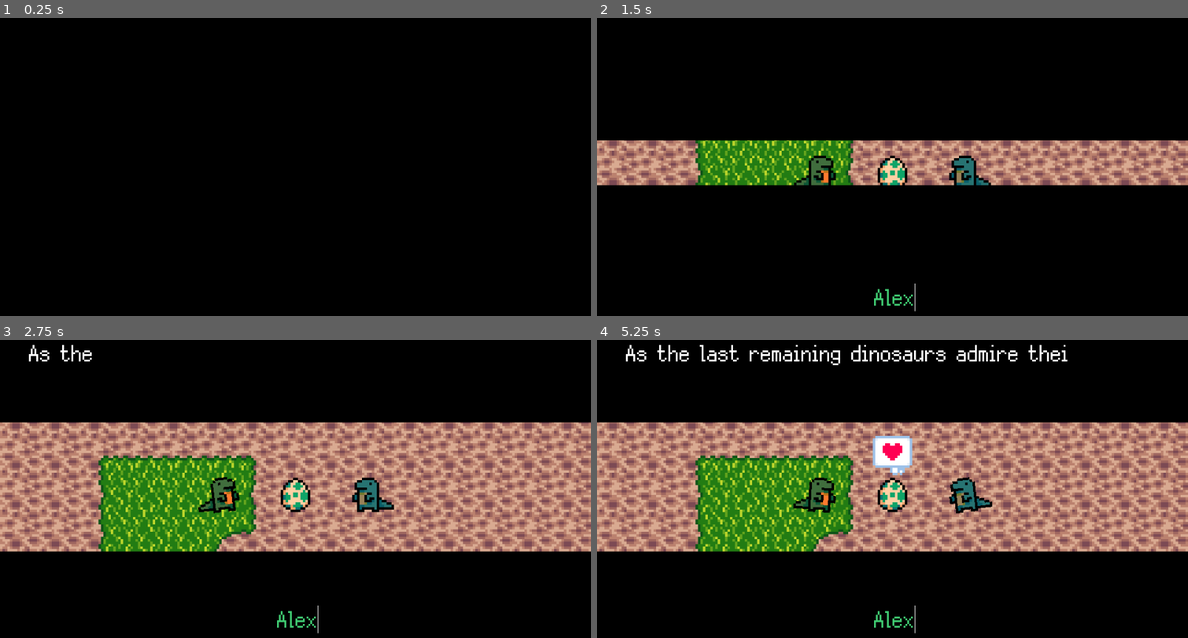
Above: before the commit, frames 1-4 (two rows, left to right).
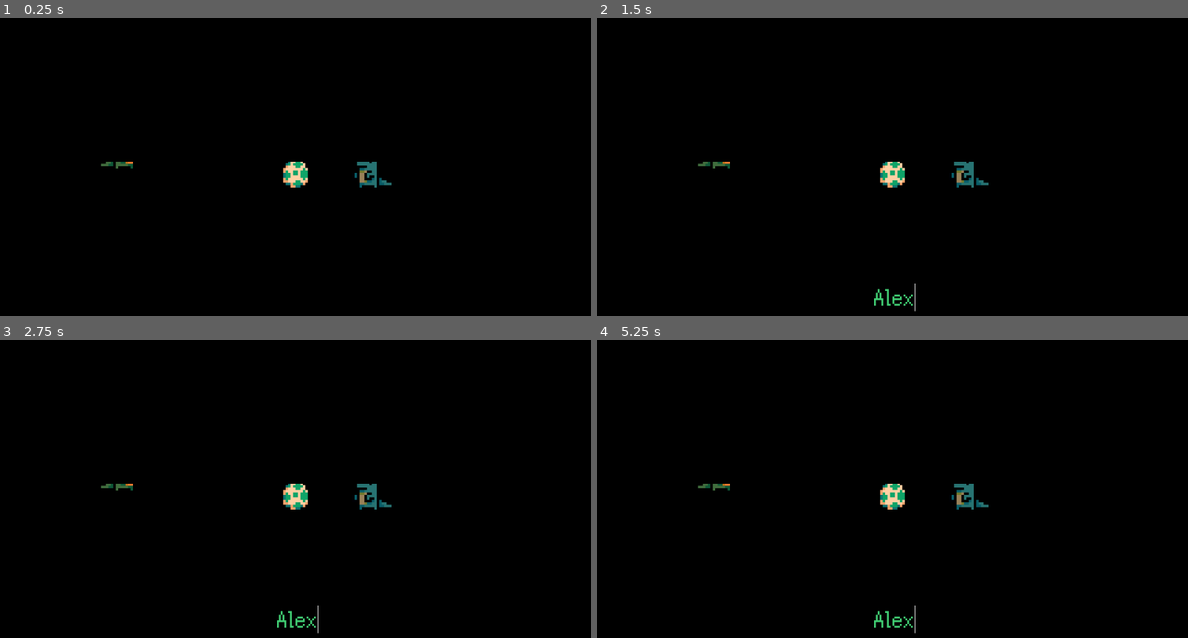
Above: after the commit, the same moments.

Repository: colinbellino/ai-and-games-2022
Game: Godot game, scene res://media/scenes/main.tscn
The game is run twice, just before and just after one commit, with the same random seed, the same clock (stepped at 60 frames per second) and the same inputs.
Inputs (mouse positions are in pixels of both pictures, inside the frame that each line leads up to):
- Up to frame 1 (0.25 s): no input
- Up to frame 2 (1.5 s): click (892, 298) at 0.52 s; type "Alex" at 0.6 s; move the mouse to (1022, 146) at 1.27 s; click (1022, 146) at 1.35 s
- Up to frame 3 (2.75 s): move the mouse to (177, 500) at 2.02 s; right-click (177, 500) at 2.1 s; click (177, 500) at 2.17 s
- Up to frame 4 (5.25 s): move the mouse to (951, 411) at 2.77 s; hold Shift 2.78-3.53 s; click (951, 411) at 2.92 s; move the mouse to (862, 551) at 3.52 s; click (862, 551) at 3.6 s; move the mouse to (1069, 533) at 4.27 s; right-click (1069, 533) at 4.35 s; click (1069, 533) at 4.42 s; move the mouse to (715, 435) at 5.02 s; tap Shift at 5.1 s; click (715, 435) at 5.17 s

The runs differ from the first frame. In frame 1, 0.7% of the frame differs, in the area x 17-67%, y 48-57%; in frame 2, 14%; in frame 3, 43%; in frame 4, 44%, in the area x 0-100%, y 1-72%.
Error after the commit: Assertion failed: Globals.ui_outro not initialized correctly. (res://src/Globals.gd:150)

Commit message:
Initial outro attempt, not quite lined up

Diff:
--- a/media/scenes/ui/OutroUI.tscn
+++ b/media/scenes/ui/OutroUI.tscn
@@ -1,3 +1,33 @@
-[gd_scene format=2]
+[gd_scene load_steps=2 format=2]
+
+[ext_resource path="res://src/OutroUI.gd" type="Script" id=1]
 
 [node name="OutroUI" type="CanvasLayer"]
+script = ExtResource( 1 )
+
+[node name="BorderTop" type="ColorRect" parent="."]
+unique_name_in_owner = true
+margin_top = -540.0
+margin_right = 960.0
+rect_pivot_offset = Vector2( 1446, 606 )
+color = Color( 0, 0, 0, 1 )
+
+[node name="BorderRight" type="ColorRect" parent="."]
+unique_name_in_owner = true
+margin_left = 960.0
+margin_right = 1920.0
+margin_bottom = 540.0
+color = Color( 0, 0, 0, 1 )
+
+[node name="BorderBottom" type="ColorRect" parent="."]
+unique_name_in_owner = true
+margin_top = 540.0
+margin_right = 960.0
+margin_bottom = 1080.0
+color = Color( 0, 0, 0, 1 )
+
+[node name="BorderLeft" type="ColorRect" parent="."]
+unique_name_in_owner = true
+margin_left = -960.0
+margin_bottom = 540.0
+color = Color( 0, 0, 0, 1 )
--- a/src/Globals.gd
+++ b/src/Globals.gd
@@ -146,6 +146,8 @@
     assert(Globals.ui_debug != null, "Globals.ui_debug not initialized correctly.")
     Globals.ui_intro = get_node("/root/Game/%IntroUI")
     assert(Globals.ui_intro != null, "Globals.ui_intro not initialized correctly.")
+    Globals.ui_outro = get_node("/root/Game/%OutroUI")
+    assert(Globals.ui_outro != null, "Globals.ui_outro not initialized correctly.")
     Globals.ui_splash = get_node("/root/Game/%SplashUI")
     assert(Globals.ui_splash != null, "Globals.ui_splash not initialized correctly.")
     Globals.ui_play = get_node("/root/Game/%PlayUI")
--- a/src/OutroUI.gd
+++ b/src/OutroUI.gd
@@ -1,16 +1,13 @@
 class_name OutroUI extends CanvasLayer
 
 
-# Declare member variables here. Examples:
-# var a: int = 2
-# var b: String = "text"
 
+func play() -> void:
+    var pos = Globals.creature.position
+    var box = Rect2(pos - Vector2(25,-25), Vector2(50,50))
 
-# Called when the node enters the scene tree for the first time.
-func _ready() -> void:
-    pass # Replace with function body.
-
-
-# Called every frame. 'delta' is the elapsed time since the previous frame.
-#func _process(delta: float) -> void:
-#    pass
+    var tween = get_tree().create_tween()
+    tween.tween_property($"%BorderTop", "rect_position", Vector2(0, $"%BorderTop".rect_position.y - box.position.y), 1)
+    tween.tween_property($"%BorderLeft", "rect_position",  Vector2($"%BorderLeft".rect_position.x - box.position.x, 0), 1)
+    tween.tween_property($"%BorderRight", "rect_position",  Vector2($"%BorderRight".rect_position.x - box.end.x, 0), 1)
+    tween.tween_property($"%BorderBottom", "rect_position",  Vector2(0, $"%BorderBottom".rect_position.y - box.end.y), 1)
--- a/src/entities/Entity.gd
+++ b/src/entities/Entity.gd
@@ -66,6 +66,7 @@
             _state_entered = true
             sprite_body.play(get_meta("dead_animation"))
             yield(sprite_body, "animation_finished")
+            Globals.ui_outro.play()
 
 func interact(_interaction_type: int) -> void:
     # print("[Entity] %s interact" % [name])
